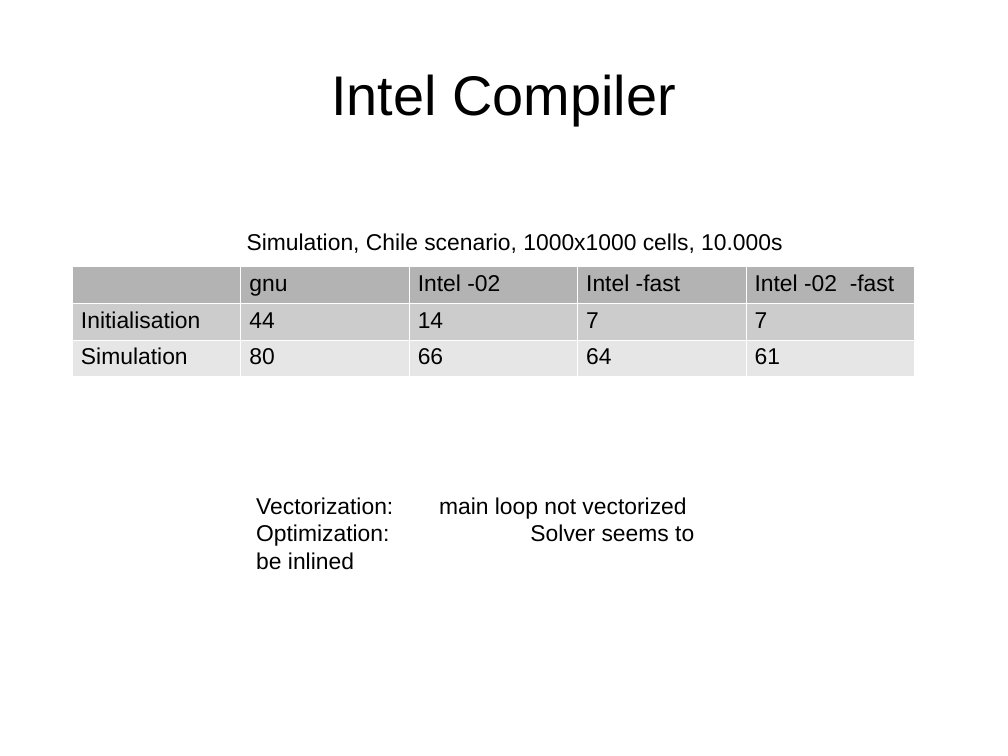
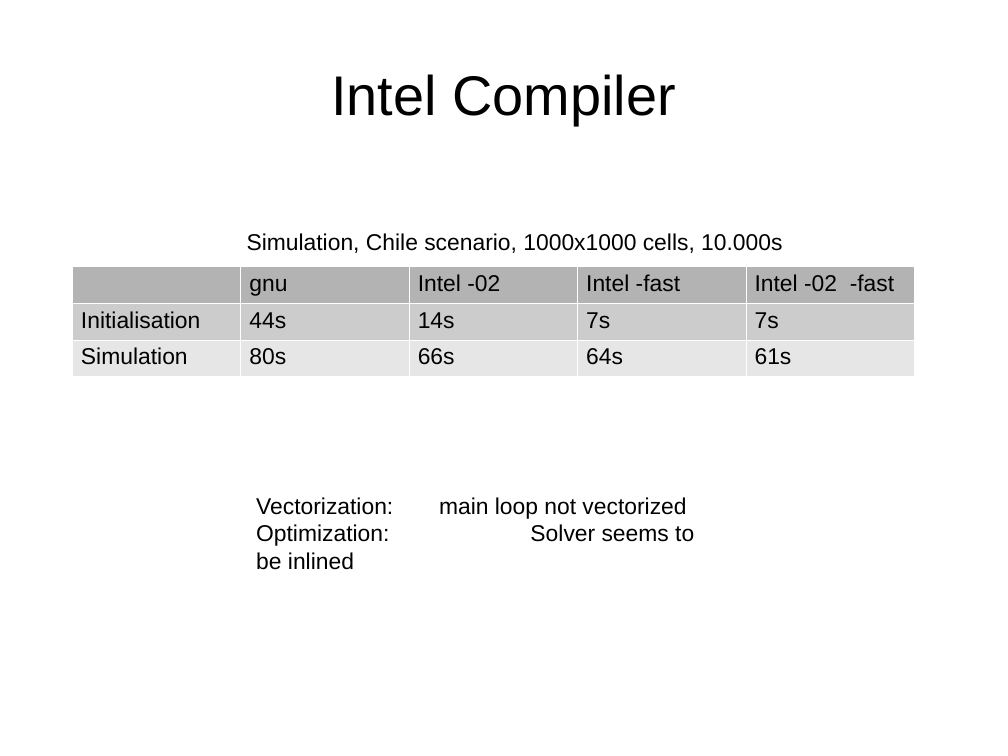
Before and after one commit to tsunamiSim/SWE, a slide deck: slide 3 of deliverables E4/presentation.odp. Drawn at 1008x756 pixels with LibreOffice and Linux fonts; fonts in the diff are those of the drawing. Boxes give left, top, right and bottom in pixels: in the first picture for what was removed or moved away, otherwise in the second. Text is boxed around its words. In the diff, an @@ line names an element or a change of style, - is before the commit and + after.

```diff
--- a/deliverables E4/presentation.odp
+++ b/deliverables E4/presentation.odp
@@ table at [72, 266, 915, 371] @@
-row 2: Initialisation | 44 | 14 | 7 | 7
+row 2: Initialisation | 44s | 14s | 7s | 7s
-row 3: Simulation | 80 | 66 | 64 | 61
+row 3: Simulation | 80s | 66s | 64s | 61s
```
Also in this commit, not shown: 7 slides added, 5 other files.
